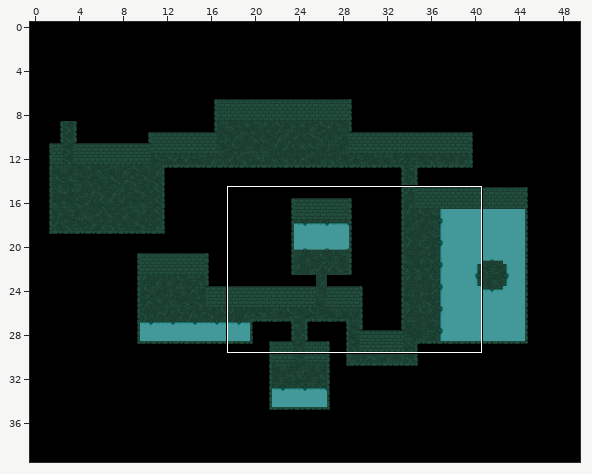
An edit to a level. Tiled map, core/assets/Sewer.tmx. The first picture is a wide view before the edit; the outline marks the close-up.
Close-up. Before:
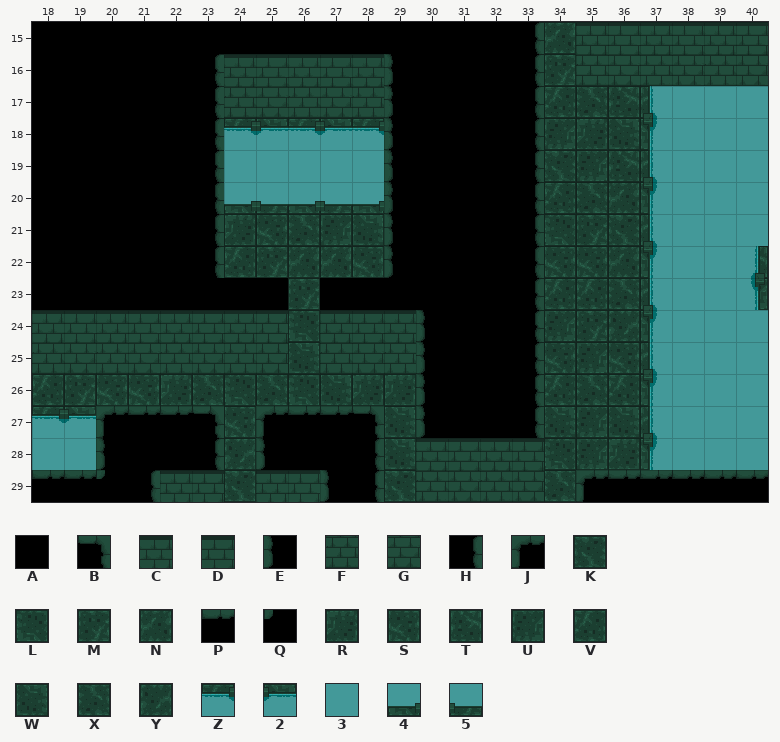
Cells are 32x32 px. Shown: x 18..40, y 15..29.
Key: from "Sewer": A 0, B 27, C 42, D 43, E 46, F 62, G 63, H 66, J 67, K 82, L 83, M 84, N 85, P 86, Q 87, R 102, S 103, T 104, U 105, V 122, W 123, X 124, Y 125, Z 142, 2 143, 3 162, 4 182, 5 183.
_ is an empty cell.
Layers that did not change in this view are not listed.
Layer "mainLayer" before, first column x 20:
17 AAAHFGFGFEAAAHVXT
18 AAAHZ2Z2ZEAAAHURW
19 AAAH33333EAAAHKUT
20 AAAH45454EAAAHVXN
21 AAAHRSXUWEAAAHLMK
22 AAAHVMNNSEAAAHSSN
23 AAAAAAMAAAAAAHVVX
24 CDCDCDLCDCEAAHUMY
25 FGFGFGWFGFEAAHSUS
26 SSRXLXLWRREAAHVXV
27 JPPBSJPPBWEAAHWUW
28 EAAHYEAAHWCDCDLUR
29 QHCDKCDEHKFGFGXJP
Once edited:
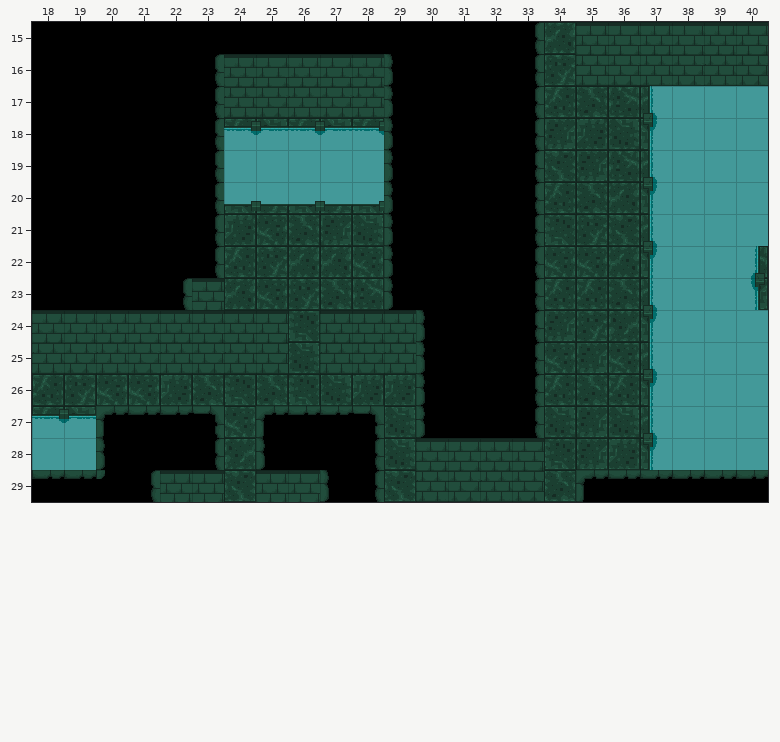
Diff:
Layer "mainLayer":
y 23: x 22..25 AAAA -> HCNS; x 27..29 AAA -> XTE
Changed places in both close-ups, as pixel boxes (x1, y1, x2, y2):
changed: (183, 278, 288, 310)
changed: (320, 278, 393, 310)
